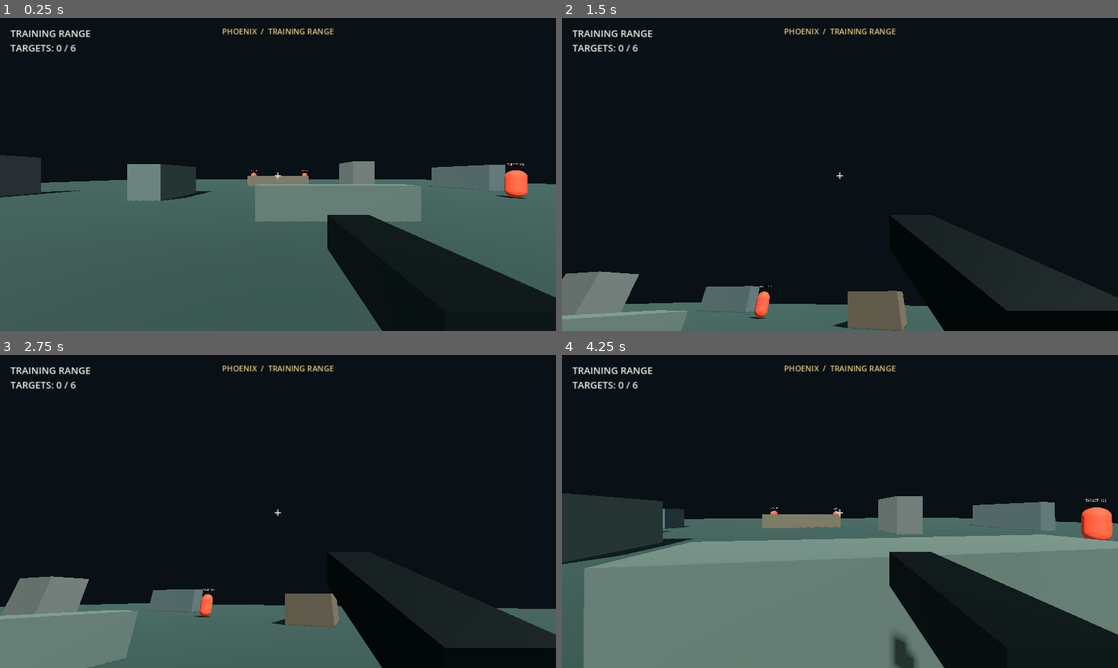
Above: before the commit, frames 1-4 (two rows, left to right).
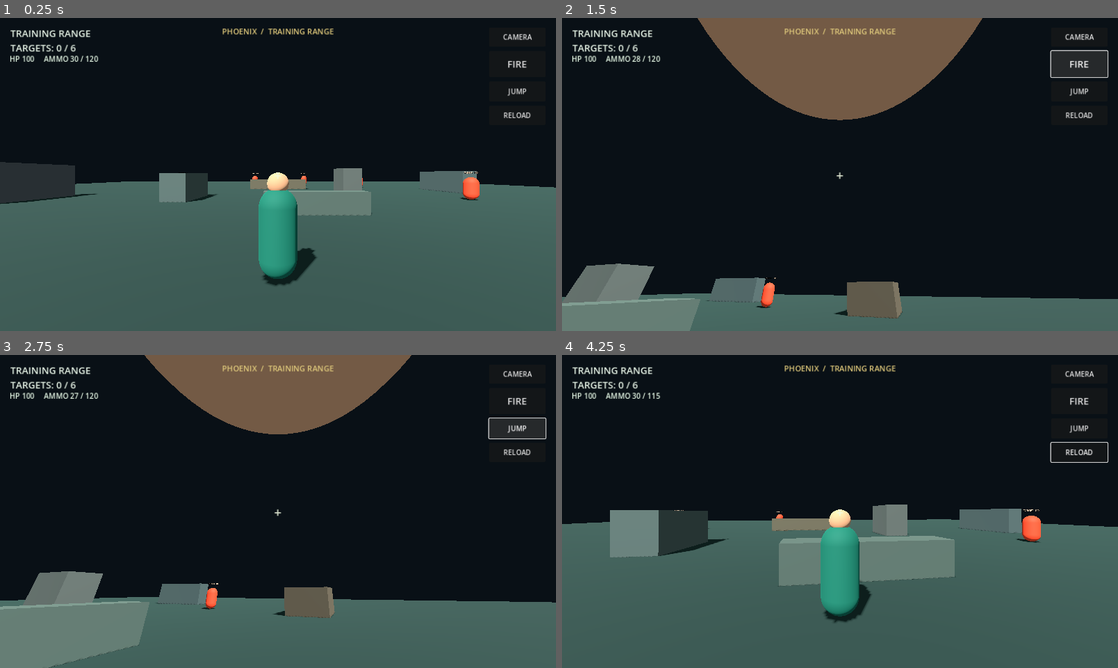
Above: after the commit, the same moments.

Repository: rannarmenu/project-phoenix-battle-royale
Game: Godot game, scene res://scenes/main.tscn
The game is run twice, just before and just after one commit, with the same random seed, the same clock (stepped at 60 frames per second) and the same inputs.
Inputs (mouse positions are in pixels of both pictures, inside the frame that each line leads up to):
- Up to frame 1 (0.25 s): no input
- Up to frame 2 (1.5 s): click (1079, 36) at 0.5 s, where only the run after the commit has a clickable "CAMERA"; click (1079, 64) at 1.25 s, where only the run after the commit has a clickable "FIRE"
- Up to frame 3 (2.75 s): click (517, 426) at 2 s, where only the run after the commit has a clickable "JUMP"
- Up to frame 4 (4.25 s): click (1079, 452) at 2.75 s, where only the run after the commit has a clickable "RELOAD"; move the mouse to (867, 511) at 3.52 s; hold W (move_forward) from 3.53 s (still down); tap V at 3.6 s; click (867, 511) at 3.67 s; tap R at 3.8 s

The runs differ from the first frame. In frame 1, 18% of the frame differs, in the area x 0-100%, y 5-100%; in frame 2, 21%; in frame 3, 20%; in frame 4, 44%.

Commit message:
Add first-person and third-person camera modes

Diff:
--- a/scripts/player.gd
+++ b/scripts/player.gd
@@ -1,29 +1,40 @@
 extends CharacterBody3D
 
-const MOVE_SPEED: float = 7.0
-const JUMP_SPEED: float = 7.2
-const GRAVITY: float = 22.0
-const MOUSE_SENSITIVITY: float = 0.0022
-const TOUCH_LOOK_SENSITIVITY: float = 0.003
-const JOYSTICK_RADIUS: float = 92.0
+signal camera_mode_changed(first_person: bool)
+
+const MOVE_SPEED := 6.5
+const SPRINT_SPEED := 8.5
+const JUMP_SPEED := 7.0
+const GRAVITY := 22.0
+const MOUSE_SENSITIVITY := 0.0022
+const TOUCH_LOOK_SENSITIVITY := 0.003
+const JOYSTICK_RADIUS := 88.0
 
 var camera: Camera3D
-var touch_move_index: int = -1
-var touch_look_index: int = -1
-var touch_move_origin: Vector2 = Vector2.ZERO
-var touch_move_vector: Vector2 = Vector2.ZERO
-var can_fire: bool = true
-var jump_requested: bool = false
-var is_mobile: bool = false
+var camera_pivot: Node3D
+var weapon: MeshInstance3D
+var touch_move_index := -1
+var touch_look_index := -1
+var touch_move_origin := Vector2.ZERO
+var touch_move_vector := Vector2.ZERO
+var can_fire := true
+var jump_requested := false
+var first_person := false
+var is_mobile := false
+var ammo := 30
+var reserve_ammo := 120
+var health := 100
+var hud_label: Label
 
 func _ready() -> void:
 	is_mobile = OS.has_feature("android") or OS.has_feature("ios")
 	_make_player_body()
 	_make_camera_and_weapon()
 	_configure_input()
-	_build_touch_controls()
+	_build_hud()
 	if not is_mobile:
 		Input.set_mouse_mode(Input.MOUSE_MODE_CAPTURED)
+	_update_camera_mode()
 
 func _make_player_body() -> void:
 	var collision := CollisionShape3D.new()
@@ -34,24 +45,51 @@
 	collision.position.y = 0.93
 	add_child(collision)
 
+	var body := MeshInstance3D.new()
+	body.name = "PhoenixPlayerBody"
+	var body_mesh := CapsuleMesh.new()
+	body_mesh.radius = 0.39
+	body_mesh.height = 1.8
+	body.mesh = body_mesh
+	body.position.y = 0.93
+	var body_material := StandardMaterial3D.new()
+	body_material.albedo_color = Color(0.09, 0.36, 0.29)
+	body_material.roughness = 0.8
+	body.material_override = body_material
+	add_child(body)
+
+	var head := MeshInstance3D.new()
+	var head_mesh := SphereMesh.new()
+	head_mesh.radius = 0.22
+	head_mesh.height = 0.44
+	head.mesh = head_mesh
+	head.position.y = 1.92
+	var head_material := StandardMaterial3D.new()
+	head_material.albedo_color = Color(0.72, 0.52, 0.38)
+	head.material_override = head_material
+	add_child(head)
+
 func _make_camera_and_weapon() -> void:
+	camera_pivot = Node3D.new()
+	camera_pivot.name = "CameraPivot"
+	camera_pivot.position = Vector3(0.0, 1.55, 0.0)
+	add_child(camera_pivot)
+
 	camera = Camera3D.new()
 	camera.name = "PlayerCamera"
-	camera.position = Vector3(0.0, 1.58, 0.0)
 	camera.current = true
-	camera.fov = 78.0
-	add_child(camera)
-
-	var weapon := MeshInstance3D.new()
+	camera.fov = 76.0
+	camera_pivot.add_child(camera)
+
+	weapon = MeshInstance3D.new()
 	weapon.name = "PrototypeRifle"
 	var weapon_mesh := BoxMesh.new()
-	weapon_mesh.size = Vector3(0.16, 0.13, 0.52)
+	weapon_mesh.size = Vector3(0.16, 0.13, 0.58)
 	weapon.mesh = weapon_mesh
-	weapon.position = Vector3(0.27, -0.22, -0.48)
 	var weapon_material := StandardMaterial3D.new()
 	weapon_material.albedo_color = Color(0.095, 0.12, 0.12)
-	weapon_material.metallic = 0.58
-	weapon_material.roughness = 0.45
+	weapon_material.metallic = 0.45
+	weapon_material.roughness = 0.5
 	weapon.material_override = weapon_material
 	camera.add_child(weapon)
 
@@ -61,8 +99,6 @@
 	_add_key_action("move_left", KEY_A)
 	_add_key_action("move_right", KEY_D)
 	_add_key_action("jump", KEY_SPACE)
-	if not InputMap.has_action("fire"):
-		InputMap.add_action("fire")
 
 func _add_key_action(action_name: String, key_code: Key) -> void:
 	if not InputMap.has_action(action_name):
@@ -71,65 +107,76 @@
 	key_event.physical_keycode = key_code
 	InputMap.action_add_event(action_name, key_event)
 
-func _build_touch_controls() -> void:
-	if not is_mobile:
-		return
+func _build_hud() -> void:
 	var layer := CanvasLayer.new()
-	layer.name = "TouchControls"
+	layer.name = "PlayerHUD"
 	add_child(layer)
 
-	var fire_button := Button.new()
-	fire_button.text = "FIRE"
-	fire_button.anchor_left = 1.0
-	fire_button.anchor_right = 1.0
-	fire_button.anchor_top = 1.0
-	fire_button.anchor_bottom = 1.0
-	fire_button.offset_left = -154.0
-	fire_button.offset_right = -24.0
-	fire_button.offset_top = -184.0
-	fire_button.offset_bottom = -74.0
+	hud_label = Label.new()
+	hud_label.position = Vector2(22.0, 82.0)
+	hud_label.add_theme_font_size_override("font_size", 17)
+	hud_label.add_theme_color_override("font_color", Color(0.9, 0.97, 0.9))
+	layer.add_child(hud_label)
+	_update_hud()
+
+	var camera_button := _make_button("CAMERA", Vector2(-154, 22), Vector2(130, 44))
+	camera_button.pressed.connect(toggle_camera_mode)
+	layer.add_child(camera_button)
+
+	var fire_button := _make_button("FIRE", Vector2(-154, 76), Vector2(130, 60))
 	fire_button.add_theme_font_size_override("font_size", 22)
-	fire_button.add_theme_color_override("font_color", Color(1.0, 1.0, 1.0))
-	fire_button.add_theme_color_override("font_pressed_color", Color(1.0, 0.82, 0.58))
+	fire_button.pressed.connect(_shoot)
 	layer.add_child(fire_button)
-	fire_button.pressed.connect(_shoot)
-
-	var jump_button := Button.new()
-	jump_button.text = "JUMP"
-	jump_button.anchor_left = 1.0
-	jump_button.anchor_right = 1.0
-	jump_button.anchor_top = 1.0
-	jump_button.anchor_bottom = 1.0
-	jump_button.offset_left = -286.0
-	jump_button.offset_right = -166.0
-	jump_button.offset_top = -154.0
-	jump_button.offset_bottom = -74.0
-	jump_button.add_theme_font_size_override("font_size", 18)
+
+	var jump_button := _make_button("JUMP", Vector2(-154, 146), Vector2(130, 46))
+	jump_button.pressed.connect(_request_jump)
 	layer.add_child(jump_button)
-	jump_button.pressed.connect(_request_jump)
-
-	var hint := Label.new()
-	hint.text = "LEFT SIDE: MOVE   •   DRAG RIGHT SIDE: AIM"
-	hint.anchor_left = 0.5
-	hint.anchor_right = 0.5
-	hint.offset_left = -250.0
-	hint.offset_right = 250.0
-	hint.offset_top = 58.0
-	hint.offset_bottom = 88.0
-	hint.horizontal_alignment = HORIZONTAL_ALIGNMENT_CENTER
-	hint.add_theme_font_size_override("font_size", 13)
-	hint.add_theme_color_override("font_color", Color(0.82, 0.88, 0.83, 0.85))
-	layer.add_child(hint)
+
+	var reload_button := _make_button("RELOAD", Vector2(-154, 202), Vector2(130, 44))
+	reload_button.pressed.connect(_reload)
+	layer.add_child(reload_button)
+
+	if is_mobile:
+		var hint := Label.new()
+		hint.text = "LEFT: MOVE   •   RIGHT: AIM"
+		hint.anchor_left = 0.5
+		hint.anchor_right = 0.5
+		hint.offset_left = -180
+		hint.offset_right = 180
+		hint.offset_top = 54
+		hint.offset_bottom = 82
+		hint.horizontal_alignment = HORIZONTAL_ALIGNMENT_CENTER
+		hint.add_theme_font_size_override("font_size", 13)
+		hint.add_theme_color_override("font_color", Color(0.82, 0.88, 0.83, 0.9))
+		layer.add_child(hint)
+
+func _make_button(text_value: String, offset: Vector2, button_size: Vector2) -> Button:
+	var button := Button.new()
+	button.text = text_value
+	button.anchor_left = 1.0
+	button.anchor_right = 1.0
+	button.anchor_top = 0.0
+	button.anchor_bottom = 0.0
+	button.offset_left = offset.x
+	button.offset_right = offset.x + button_size.x
+	button.offset_top = offset.y
+	button.offset_bottom = offset.y + button_size.y
+	button.add_theme_font_size_override("font_size", 16)
+	return button
 
 func _input(event: InputEvent) -> void:
-	if event is InputEventMouseMotion and not is_mobile:
+	if event is InputEventMouseMotion and not is_mobile and Input.mouse_mode == Input.MOUSE_MODE_CAPTURED:
 		_apply_look(event.relative, MOUSE_SENSITIVITY)
-	elif event is InputEventMouseButton and not is_mobile:
-		if event.button_index == MOUSE_BUTTON_LEFT and event.pressed:
+	elif event is InputEventMouseButton and not is_mobile and event.pressed:
+		if event.button_index == MOUSE_BUTTON_LEFT:
 			_shoot()
-	elif event is InputEventKey:
-		if event.keycode == KEY_ESCAPE and event.pressed and not is_mobile:
+	elif event is InputEventKey and event.pressed and not event.echo:
+		if event.keycode == KEY_ESCAPE and not is_mobile:
 			Input.set_mouse_mode(Input.MOUSE_MODE_VISIBLE)
+		elif event.keycode == KEY_V:
+			toggle_camera_mode()
+		elif event.keycode == KEY_R:
+			_reload()
 	elif event is InputEventScreenTouch and is_mobile:
 		_handle_screen_touch(event)
 	elif event is InputEventScreenDrag and is_mobile:
@@ -138,11 +185,11 @@
 func _handle_screen_touch(event: InputEventScreenTouch) -> void:
 	var view_size: Vector2 = get_viewport().get_visible_rect().size
 	if event.pressed:
-		if event.position.x < view_size.x * 0.43 and event.position.y > view_size.y * 0.2:
+		if event.position.x < view_size.x * 0.43 and event.position.y > view_size.y * 0.2 and touch_move_index == -1:
 			touch_move_index = event.index
 			touch_move_origin = event.position
 			touch_move_vector = Vector2.ZERO
-		elif event.position.x > view_size.x * 0.46 and event.position.y < view_size.y * 0.72:
+		elif event.position.x > view_size.x * 0.46 and event.position.y < view_size.y * 0.72 and touch_look_index == -1:
 			touch_look_index = event.index
 	else:
 		if event.index == touch_move_index:
@@ -159,8 +206,8 @@
 
 func _apply_look(relative_motion: Vector2, sensitivity: float) -> void:
 	rotate_y(-relative_motion.x * sensitivity)
-	camera.rotate_x(-relative_motion.y * sensitivity)
-	camera.rotation.x = clampf(camera.rotation.x, deg_to_rad(-82.0), deg_to_rad(82.0))
+	camera_pivot.rotate_x(-relative_motion.y * sensitivity)
+	camera_pivot.rotation.x = clampf(camera_pivot.rotation.x, deg_to_rad(-55.0), deg_to_rad(65.0))
 
 func _physics_process(delta: float) -> void:
 	if not is_on_floor():
@@ -173,25 +220,37 @@
 	if move_input.length() > 1.0:
 		move_input = move_input.normalized()
 	var direction := (global_transform.basis * Vector3(move_input.x, 0.0, move_input.y)).normalized()
-	velocity.x = direction.x * MOVE_SPEED
-	velocity.z = direction.z * MOVE_SPEED
-
+	var speed := SPRINT_SPEED if Input.is_key_pressed(KEY_SHIFT) and not is_mobile else MOVE_SPEED
+	velocity.x = direction.x * speed
+	velocity.z = direction.z * speed
 	if Input.is_action_just_pressed("jump"):
 		_request_jump()
-	if Input.is_action_just_pressed("fire"):
-		_shoot()
 	move_and_slide()
 
-func _request_jump() -> void:
-	jump_requested = true
+func toggle_camera_mode() -> void:
+	first_person = not first_person
+	_update_camera_mode()
+	camera_mode_changed.emit(first_person)
+
+func _update_camera_mode() -> void:
+	if not is_instance_valid(camera):
+		return
+	camera.position = Vector3(0.0, 0.0, 0.08) if first_person else Vector3(0.0, 0.55, 4.2)
+	camera.fov = 82.0 if first_person else 74.0
+	weapon.visible = first_person
+	for node in get_children():
+		if node is MeshInstance3D and node.name in ["PhoenixPlayerBody"]:
+			node.visible = not first_person
 
 func _shoot() -> void:
-	if not can_fire or not is_instance_valid(camera):
+	if not can_fire or not is_instance_valid(camera) or ammo <= 0:
+		if ammo <= 0:
+			_reload()
 		return
 	can_fire = false
-	var timer := get_tree().create_timer(0.16)
-	timer.timeout.connect(func() -> void: can_fire = true)
-
+	ammo -= 1
+	_update_hud()
+	get_tree().create_timer(0.14).timeout.connect(func() -> void: can_fire = true)
 	var ray_start: Vector3 = camera.global_position
 	var ray_end: Vector3 = ray_start - camera.global_transform.basis.z * 140.0
 	var query := PhysicsRayQueryParameters3D.create(ray_start, ray_end)
@@ -202,6 +261,22 @@
 		if is_instance_valid(collider) and collider.has_method("take_damage"):
 			collider.call("take_damage", 34.0)
 
+func _reload() -> void:
+	if ammo >= 30 or reserve_ammo <= 0:
+		return
+	var amount: int = mini(30 - ammo, reserve_ammo)
+	ammo += amount
+	reserve_ammo -= amount
+	_update_hud()
+
+func _request_jump() -> void:
+	if is_on_floor():
+		jump_requested = true
+
+func _update_hud() -> void:
+	if is_instance_valid(hud_label):
+		hud_label.text = "HP %d     AMMO %d / %d" % [health, ammo, reserve_ammo]
+
 func _notification(what: int) -> void:
 	if what == NOTIFICATION_WM_WINDOW_FOCUS_OUT and not is_mobile:
 		Input.set_mouse_mode(Input.MOUSE_MODE_VISIBLE)
